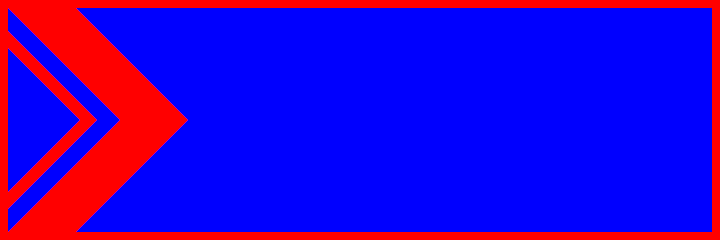
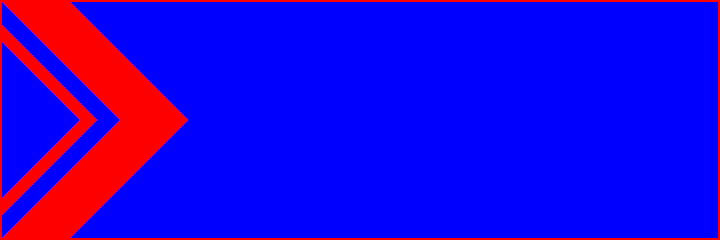
Layered file, before and after one edit (720x240). Changes by layer:
pixels changed over (x1=2, y1=2, x2=718, y2=238) (layer not identified)
